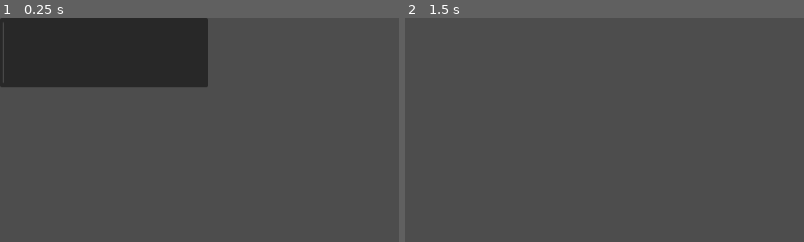
Above: before the commit, frames 1-2 (left to right).
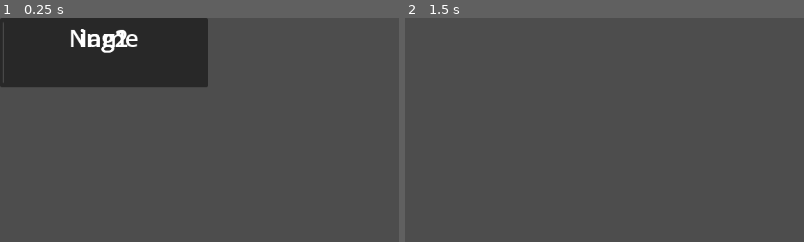
Above: after the commit, the same moments.

Repository: Girlies-stdio/elementalchemy
Game: Godot game, scene res://Scenes/recipe_tip.tscn
The game is run twice, just before and just after one commit, with the same random seed, the same clock (stepped at 60 frames per second) and the same inputs. This scene is started directly instead of the project's main scene.
Inputs (mouse positions are % of the whole screen's width and height, from its top left):
- Up to frame 1 (0.25 s): no input
- Up to frame 2 (1.5 s): tap Enter at 0.5 s; move the mouse to (72, 45) at 0.52 s; hold Right mouse button (Right_click) 0.53-1.28 s; click (72, 45) at 0.67 s; tap Space at 1.25 s; move the mouse to (30, 55) at 1.27 s; right-click (30, 55) at 1.35 s; click (30, 55) at 1.42 s
The pictures show only the part of the screen within x 0-50%, y 0-50%; the shares and areas given below are measured in that part.

The runs differ from the first frame. In frame 1, 0.9% of the frame differs, in the area x 17-35%, y 4-16%; in frame 2, nothing differs.

Commit message:
fix tooltip

Diff:
--- a/Inventory/tool_tip.gd
+++ b/Inventory/tool_tip.gd
@@ -23,16 +23,16 @@
 		if text == null:
 			return ""
 
-		tooltip.get_node("name").text = recipe["name"]
-		tooltip.get_node("ing1").text = ingredients[0]
-		tooltip.get_node("ing2").text = ingredients[1]
-		tooltip.get_node("ing3").text = ingredients[2]
+		#tooltip.get_node("name").text = recipe["name"]
+		#tooltip.get_node("ing1").text = ingredients[0]
+		#tooltip.get_node("ing2").text = ingredients[1]
+		#tooltip.get_node("ing3").text = ingredients[2]
 
 
-		return tooltip
-		#var label = Label.new()
-		#label.text = text
-		#return label
+		#return tooltip
+		var label = Label.new()
+		label.text = text
+		return label
 	else:
 		return ""
 
--- a/Scenes/recipe_tip.tscn
+++ b/Scenes/recipe_tip.tscn
@@ -7,7 +7,6 @@
 visible = true
 
 [node name="ing1" type="RichTextLabel" parent="Panel"]
-visible = false
 offset_left = 4.0
 offset_top = 4.0
 offset_right = 296.0
@@ -16,7 +15,6 @@
 horizontal_alignment = 1
 
 [node name="ing2" type="RichTextLabel" parent="Panel"]
-visible = false
 offset_left = 4.0
 offset_top = 4.0
 offset_right = 296.0
@@ -25,7 +23,6 @@
 horizontal_alignment = 1
 
 [node name="ing3" type="RichTextLabel" parent="Panel"]
-visible = false
 offset_left = 4.0
 offset_top = 4.0
 offset_right = 296.0
@@ -34,7 +31,6 @@
 horizontal_alignment = 1
 
 [node name="name" type="RichTextLabel" parent="Panel"]
-visible = false
 offset_left = 4.0
 offset_top = 4.0
 offset_right = 296.0
